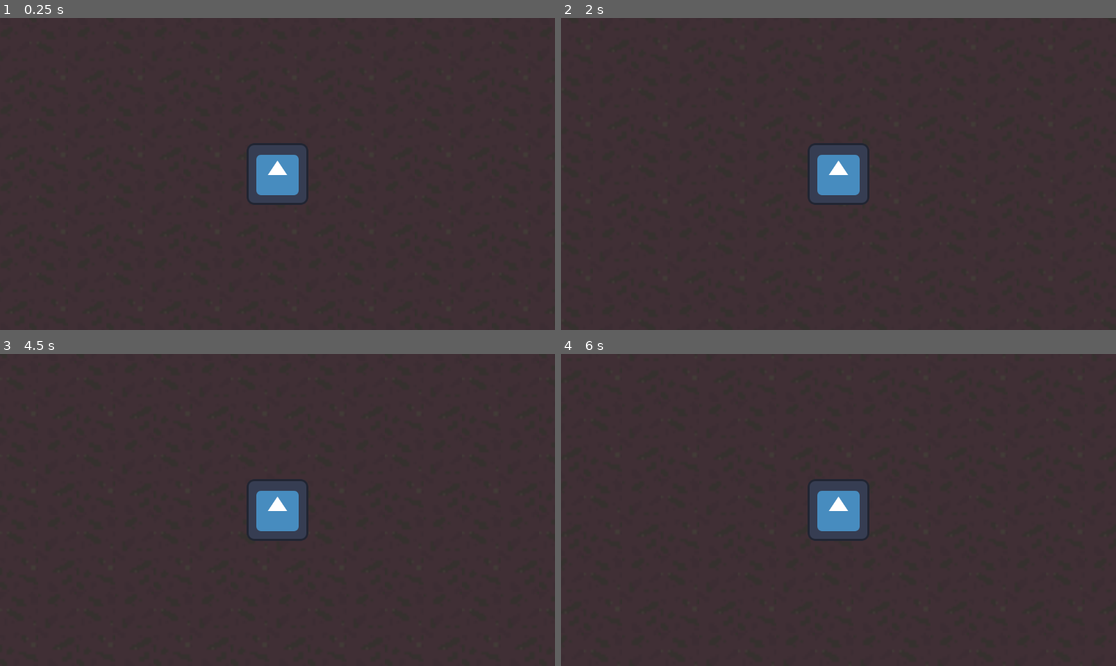
Above: before the commit, frames 1-4 (two rows, left to right).
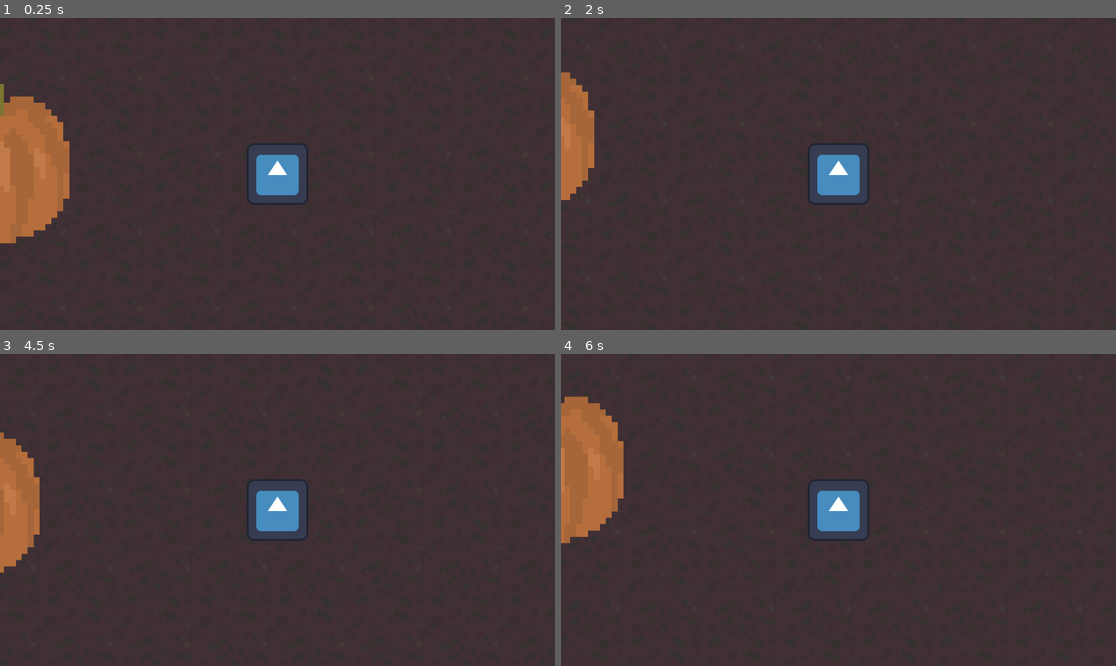
Above: after the commit, the same moments.

Repository: Walhalla7/BeginnerJam2024
Game: Godot game, scene res://Scenes/World/CombinedRealms.tscn
Two runs of this game, one before a commit and one after it. Both use one fixed random seed, a clock stepped at 60 frames per second and the inputs below. The engine's default icon, where the game draws it, is replaced by a stand-in: a white triangle on a blue panel in a dark square.
Inputs:
- Up to frame 1 (0.25 s): no input
- Up to frame 2 (2 s): tap Enter at 0.5 s; hold Right (Right) 0.53-1.28 s; tap Q (ChangeWorld) at 0.6, 1.35 s; tap Space at 1.25 s; hold Down (Down) from 1.28 s (still down)
- Up to frame 3 (4.5 s): release Down (Down) at 2.03 s; hold Right (Right) 2.03-2.78 s; tap Q (ChangeWorld) every 0.75 s from 2.1 to 4.35 s; hold W (Up) 2.78-3.53 s; tap Enter at 3.5 s; hold A (Left) from 3.53 s (still down); tap Space at 4.25 s
- Up to frame 4 (6 s): release A (Left) at 5.03 s; hold Down (Down) 5.03-5.78 s; tap Q (ChangeWorld) at 5.1, 5.85 s; tap Enter at 5.75 s; hold Right (Right) from 5.78 s (still down)

The runs differ from the first frame. In frame 1, 4.9% of the frame differs, in the area x 0-13%, y 21-73%; in frame 2, 1.9%; in frame 3, 2.5%; in frame 4, 4.3%.

Commit message:
test enemy with realm switch

Diff:
--- /dev/null
+++ b/Game/Scenes/Enemies/TestEnemy.tscn
@@ -0,0 +1,27 @@
+[gd_scene load_steps=6 format=3 uid="uid://bv5qg87q47pub"]
+
+[ext_resource type="Script" path="res://Scripts/Enemies/TestEnemy.gd" id="1_k34tx"]
+[ext_resource type="Texture2D" uid="uid://caydt7dnhise2" path="res://Assets/Temporary/pumpkin1-1.png" id="1_x5sjr"]
+[ext_resource type="PackedScene" uid="uid://b7t81nu7dhqu8" path="res://Scenes/Components/DamageComponent.tscn" id="2_xrc7i"]
+[ext_resource type="PackedScene" uid="uid://6wa87p4g41rc" path="res://Scenes/Components/RealmShiftComponent.tscn" id="3_udum4"]
+
+[sub_resource type="CircleShape2D" id="CircleShape2D_mr44w"]
+radius = 35.0
+
+[node name="TestEnemy" type="CharacterBody2D"]
+collision_layer = 4
+collision_mask = 3
+script = ExtResource("1_k34tx")
+
+[node name="Sprite2D" type="Sprite2D" parent="."]
+scale = Vector2(0.0410156, 0.0441406)
+texture = ExtResource("1_x5sjr")
+
+[node name="CollisionShape2D" type="CollisionShape2D" parent="."]
+position = Vector2(-4, 7)
+shape = SubResource("CircleShape2D_mr44w")
+
+[node name="DamageComponent" parent="." instance=ExtResource("2_xrc7i")]
+
+[node name="RealmShiftComponent" parent="." node_paths=PackedStringArray("collisionShape") instance=ExtResource("3_udum4")]
+collisionShape = NodePath("../CollisionShape2D")
--- a/Game/Scenes/Protagonist/Protagonist.tscn
+++ b/Game/Scenes/Protagonist/Protagonist.tscn
@@ -10,7 +10,7 @@
 size = Vector2(128, 128)
 
 [sub_resource type="RectangleShape2D" id="RectangleShape2D_dm6tg"]
-size = Vector2(128, 128)
+size = Vector2(150, 150)
 
 [node name="Protagonist" type="CharacterBody2D"]
 process_mode = 3
--- a/Game/Scenes/World/CombinedRealms.tscn
+++ b/Game/Scenes/World/CombinedRealms.tscn
@@ -1,8 +1,9 @@
-[gd_scene load_steps=4 format=3 uid="uid://bl8s5lkgtmlji"]
+[gd_scene load_steps=5 format=3 uid="uid://bl8s5lkgtmlji"]
 
 [ext_resource type="PackedScene" uid="uid://kars26pa8oho" path="res://Scenes/Protagonist/Protagonist.tscn" id="1_658ld"]
 [ext_resource type="PackedScene" uid="uid://leme7iedb3re" path="res://Scenes/World/AlternativeWorld.tscn" id="1_liyoy"]
 [ext_resource type="PackedScene" uid="uid://brsokcekyw4n3" path="res://Scenes/World/BaseWorld.tscn" id="2_4ftwo"]
+[ext_resource type="PackedScene" uid="uid://bv5qg87q47pub" path="res://Scenes/Enemies/TestEnemy.tscn" id="4_bbx3x"]
 
 [node name="CombinedRealms" type="Node"]
 process_mode = 3
@@ -15,7 +16,11 @@
 [node name="Protagonist" parent="." instance=ExtResource("1_658ld")]
 position = Vector2(549, 319)
 scale = Vector2(0.2, 0.2)
+collision_mask = 5
 move_speed = 20.0
 
 [node name="Camera2D" type="Camera2D" parent="Protagonist"]
 zoom = Vector2(5, 5)
+
+[node name="TestEnemy" parent="." instance=ExtResource("4_bbx3x")]
+position = Vector2(433, 308)
--- a/Game/Scripts/Components/HitboxComponent.gd
+++ b/Game/Scripts/Components/HitboxComponent.gd
@@ -11,5 +11,6 @@
 
 # When the collision for an object to do damage enters the obj to be damaged
 func _on_body_entered(body):
+	print(body.name)
 	if body.damage_component:
 		decrement_health(body.damage_component)
--- a/Game/Scripts/Components/RealmShiftComponent.gd
+++ b/Game/Scripts/Components/RealmShiftComponent.gd
@@ -3,20 +3,31 @@
 class_name RealmComponent
 
 @onready var parent = self.get_parent()
+@export var collisionShape:CollisionShape2D
 
 #======================================== 	Initialize 	==================================
 func _ready():
 	SignalBus.changeWorld.connect(shiftRealm)
 	if parent.visible == false:
+		if collisionShape:
+			collisionShape.disabled = true
 		parent.get_tree().paused = true
+	else:
+		parent.get_tree().paused = false
+		if collisionShape:
+			collisionShape.disabled = false
 
 #======================================== 	Functions for changing realms  	==================================
 func shiftRealm():
 
 	if parent.visible == false:
+		if collisionShape:
+			collisionShape.disabled = false
 		parent.get_tree().paused = false
 		parent.visible = true
 	else:
+		if collisionShape:
+			collisionShape.disabled = true
 		parent.get_tree().paused = true
 		parent.visible = false
 
--- /dev/null
+++ b/Game/Scripts/Enemies/TestEnemy.gd
@@ -0,0 +1,14 @@
+extends CharacterBody2D
+
+
+@onready var damage_component = $DamageComponent
+@onready var collision_shape_3d = $CollisionShape3D
+
+# Called when the node enters the scene tree for the first time.
+func _ready():
+	pass # Replace with function body.
+
+
+# Called every frame. 'delta' is the elapsed time since the previous frame.
+func _process(delta):
+	pass
Binary file added: Game/Assets/Temporary/pumpkin1-1.png
Not shown, added: Game/Assets/Temporary/pumpkin1-1.png.import
